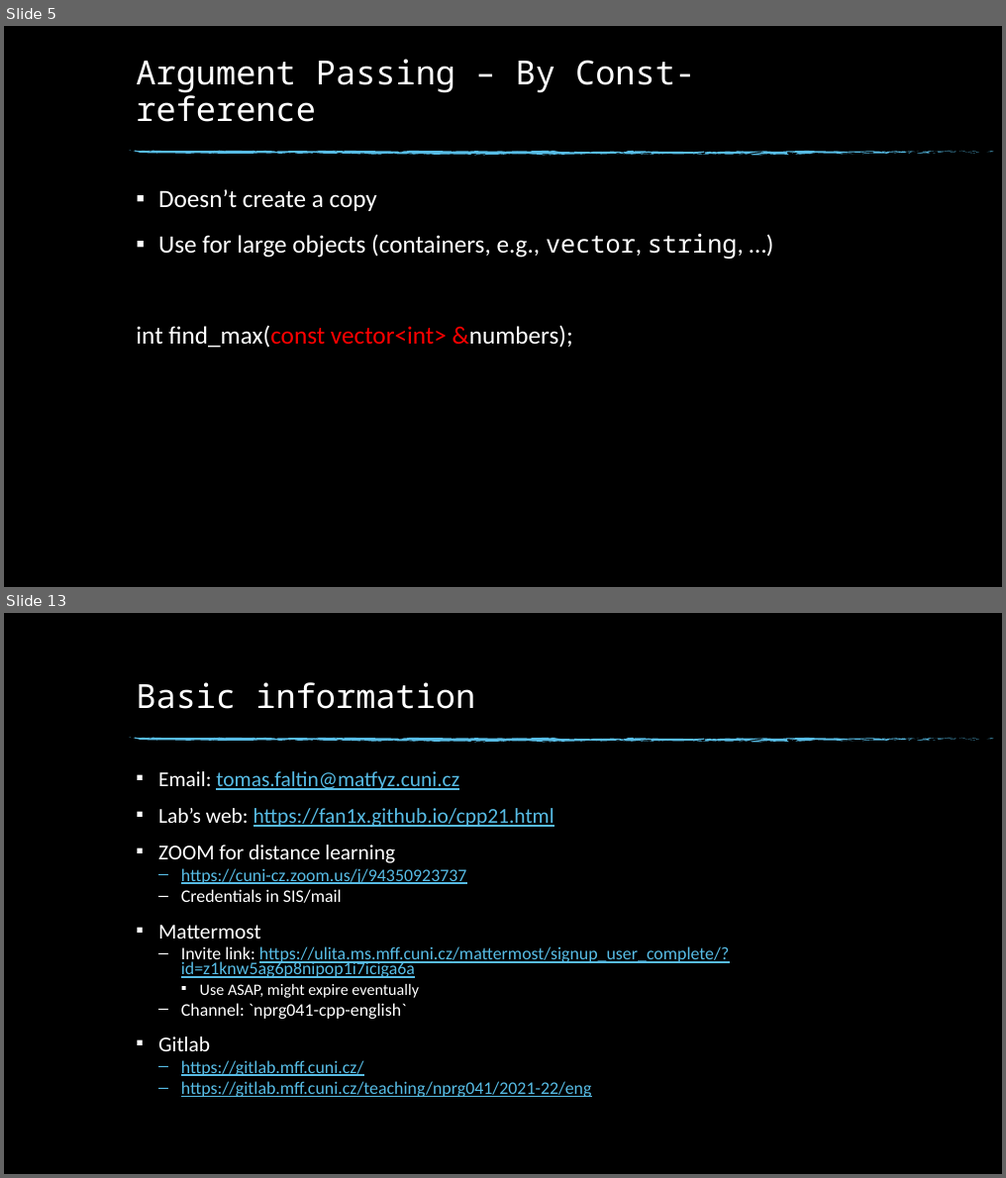
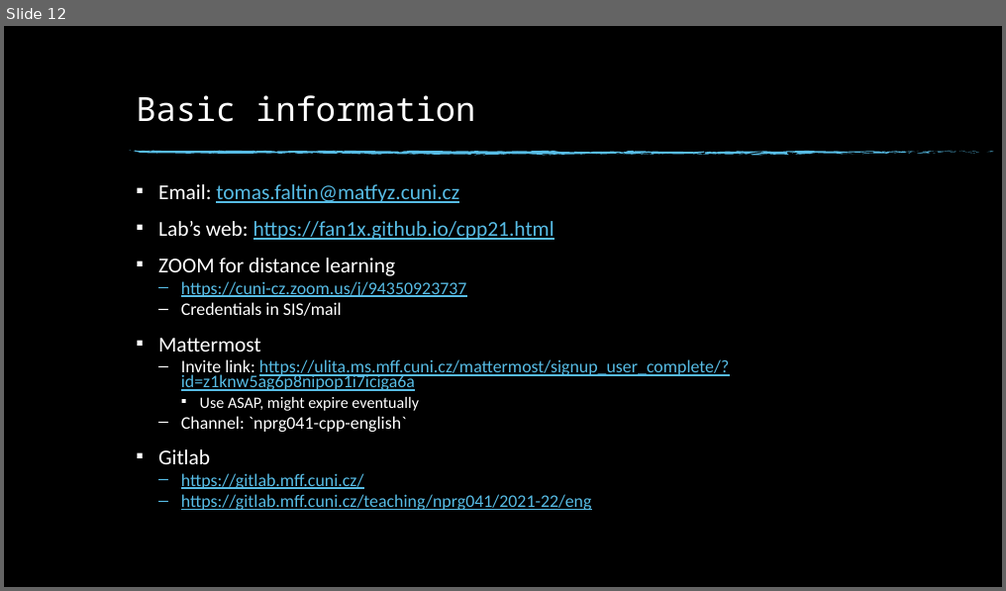
Before and after one commit to fan1x/fan1x.github.io, a slide deck: data/2021-22/cpp/ex02.pptx. Shown one above the other, each under a label of ours: slides 5 and 13 before the commit, slide 12 after it; the slides between them are not shown. The pictures are 1006x1178 and 1006x591 pixels, drawn with LibreOffice and Linux fonts; fonts in the diff are those of the drawing; background and template pictures are left out. Boxes give left, top, right and bottom in pixels: in the first picture for what was removed or moved away, otherwise in the second. Text is boxed around its words. In the diff, an @@ line names an element or a change of style, - is before the commit and + after.

```diff
--- a/data/2021-22/cpp/ex02.pptx
+++ b/data/2021-22/cpp/ex02.pptx
@@ slide 5 removed at bbox=[4, 26, 1002, 587], background picture (left out); not listed: 74 template elements that a slide beside it also shows @@
@@ title removed at bbox=[136, 59, 695, 122] @@
-Argument Passing – By Const-reference
@@ text removed at bbox=[136, 189, 744, 348] @@
-▪ Doesn’t create a copy
-▪ Use for large objects (containers, e.g., vector, string, …)
-int find_max(const vector<int> &numbers);
@@ what was slide 13 is now slide 12 @@
```
Also in this commit, not shown: 6 slides changed, 5 slides added, 5 other slides removed, 1 other file.
